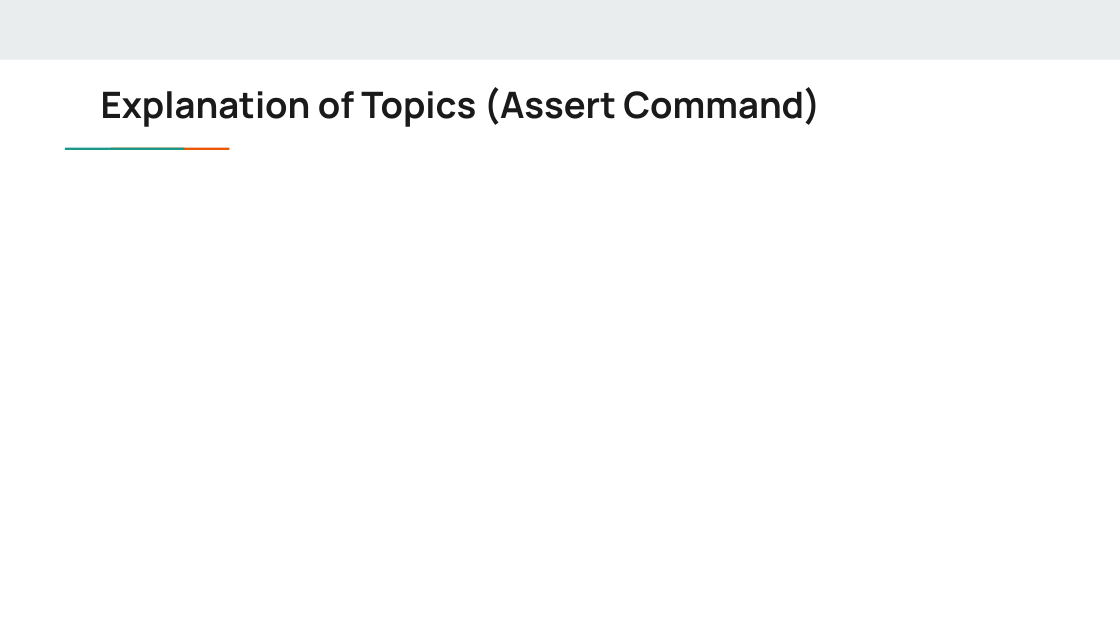
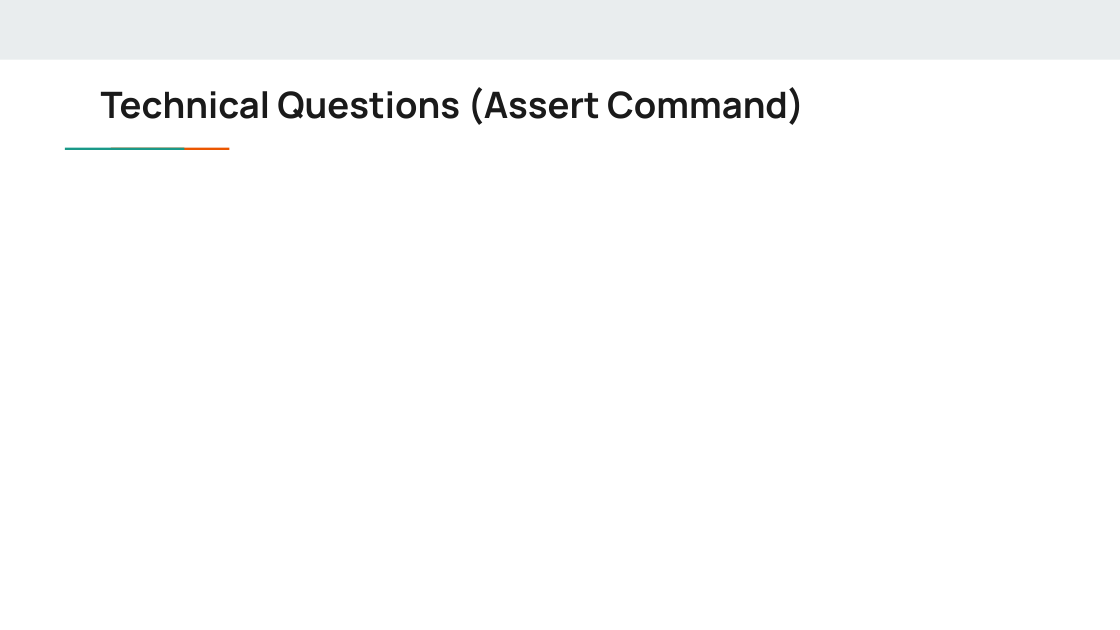
Before and after one commit to ethanforrest/ELEC241-Referral-Practice, a slide deck: slide 11 of ELEC241 Practice Presentation.pptx (slide 10 before the commit). Drawn at 1120x630 pixels with LibreOffice and Linux fonts; fonts in the diff are those of the drawing. Boxes give left, top, right and bottom in pixels: in the first picture for what was removed or moved away, otherwise in the second. Text is boxed around its words. In the diff, an @@ line names an element or a change of style, - is before the commit and + after.

```diff
--- a/ELEC241 Practice Presentation.pptx
+++ b/ELEC241 Practice Presentation.pptx
@@ title at [101,87,804,125]: text changed @@
-Explanation of Topics (Assert Command)
+Technical Questions (Assert Command)
```
Also in this commit, not shown: 3 other slides changed, 2 slides added, 1 slide removed, 1 other file.
